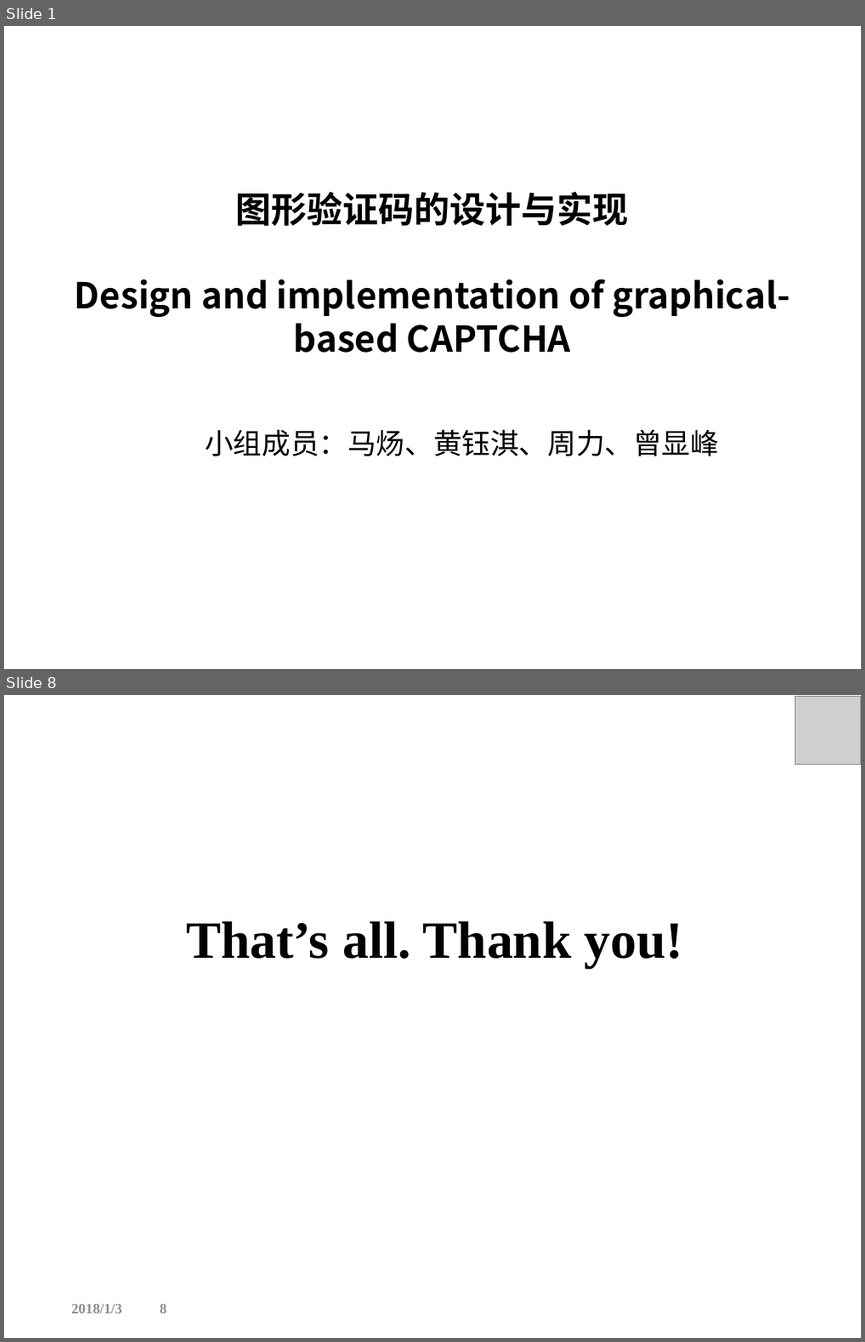
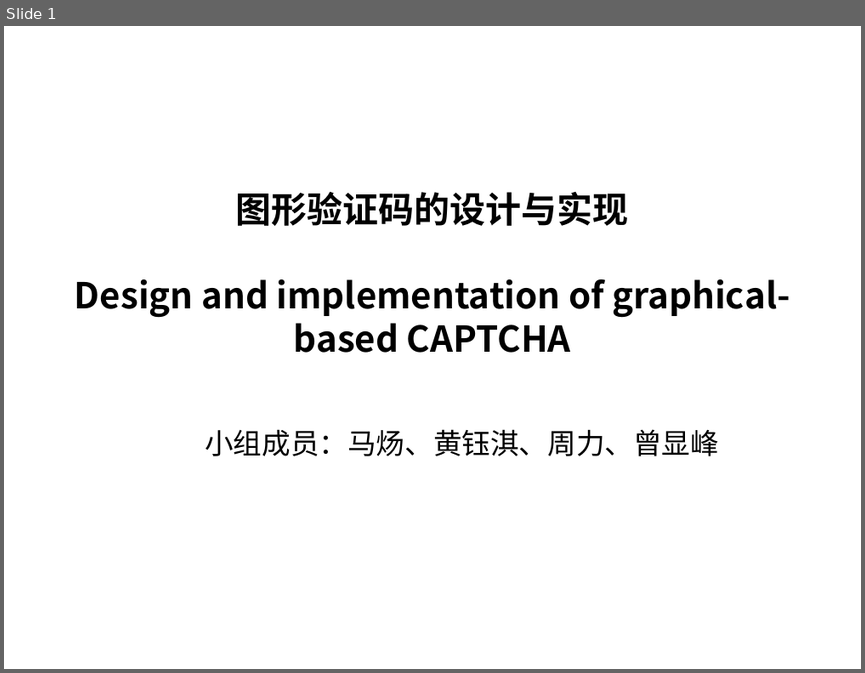
Before and after one commit to hyqPKU/secure, a slide deck: 图形验证码.pptx. Shown one above the other, each under a label of ours: slides 1 and 8 before the commit, slide 1 after it; the slides between them are not shown. The pictures are 865x1342 and 865x673 pixels, drawn with LibreOffice and Linux fonts; fonts in the diff are those of the drawing; grey boxes stand for pictures; background and template pictures are left out. Boxes give left, top, right and bottom in pixels: in the first picture for what was removed or moved away, otherwise in the second. Text is boxed around its words. In the diff, an @@ line names an element or a change of style, - is before the commit and + after.

```diff
--- a/图形验证码.pptx
+++ b/图形验证码.pptx
@@ slide 8 removed at box(4, 695, 861, 1338), background picture (left out) @@
@@ picture removed at box(794, 697, 861, 765) @@
@@ text removed at box(186, 921, 683, 968) @@
-That’s all. Thank you!
@@ text removed at box(71, 1304, 122, 1313) @@
-2018/1/3
@@ page number removed at box(160, 1304, 166, 1313) @@
-8
```
Also in this commit, not shown: 3 slides changed, 6 slides added, 3 other slides removed.
